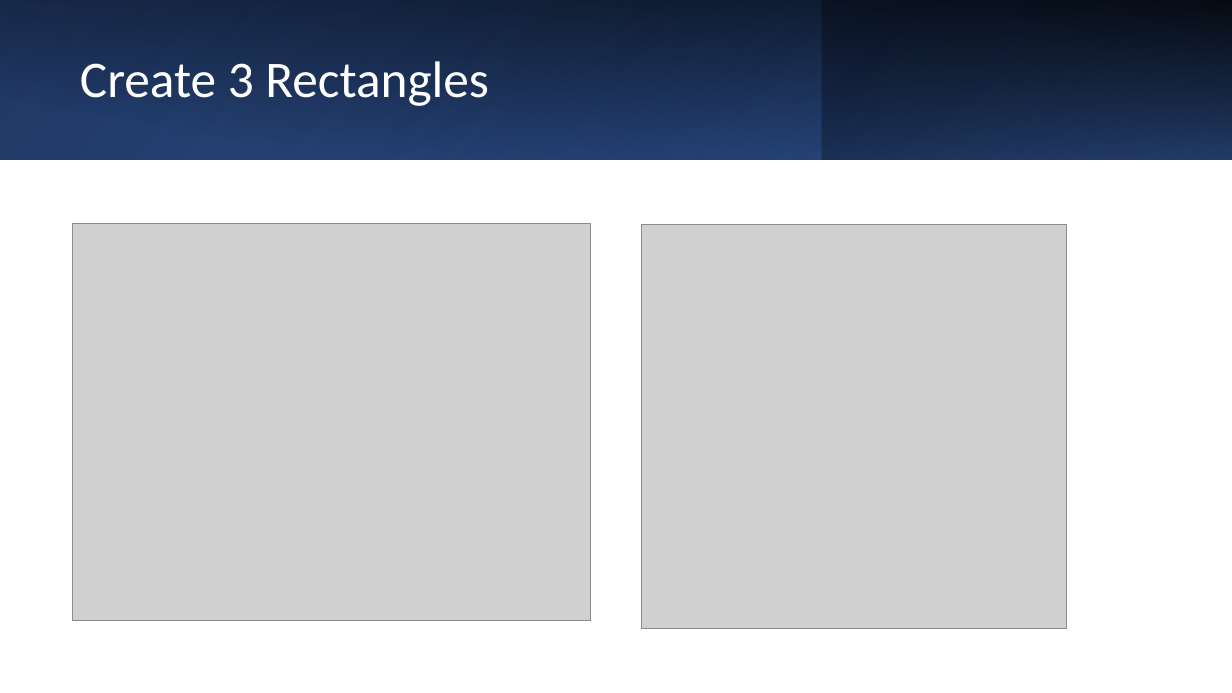
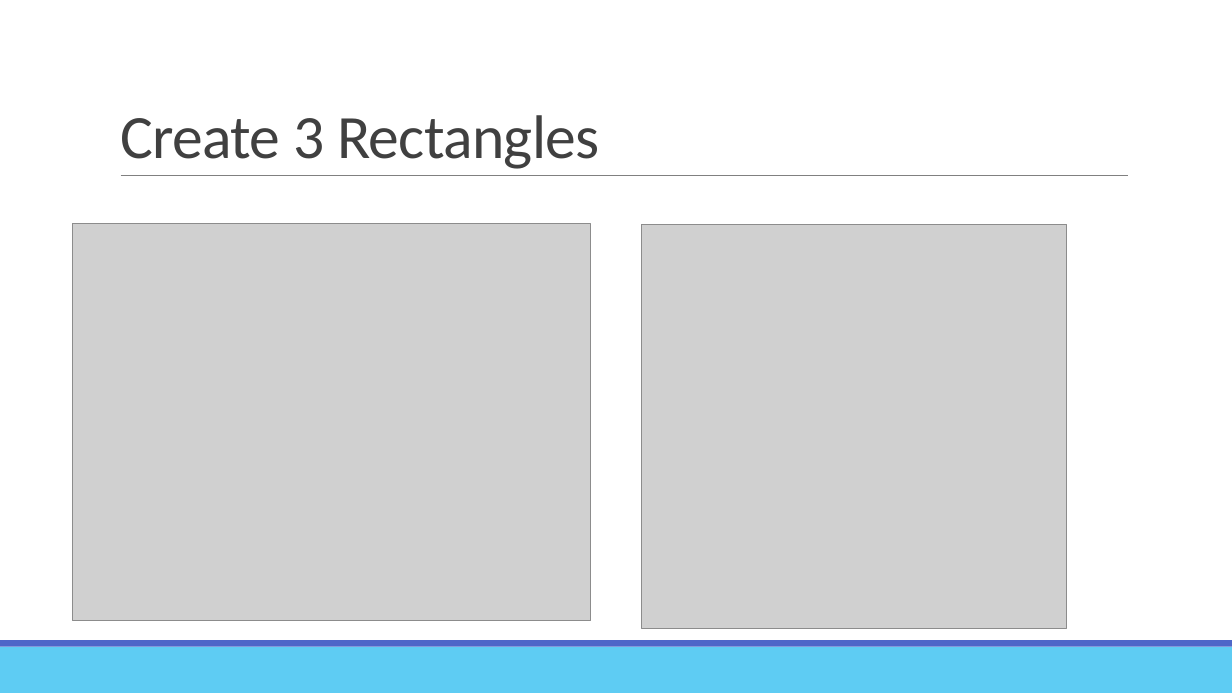
Before and after one commit to 24tweikel/TkInterTutorial, a slide deck: slide 7 of tkinter.pptx. Drawn at 1232x693 pixels with LibreOffice and Linux fonts; fonts in the diff are those of the drawing; grey boxes stand for pictures. Boxes give left, top, right and bottom in pixels: in the first picture for what was removed or moved away, otherwise in the second. Text is boxed around its words. In the diff, an @@ line names an element or a change of style, - is before the commit and + after.

```diff
--- a/tkinter.pptx
+++ b/tkinter.pptx
@@ rectangle removed at bbox=[0, 0, 1232, 159] @@
@@ rectangle removed at bbox=[0, 0, 1232, 159] @@
@@ title "Create 3 Rectangles": place and size @@
-title "Create 3 Rectangles" at bbox=[80, 61, 489, 106]
+title "Create 3 Rectangles" at bbox=[120, 115, 600, 169]
@@ title "Create 3 Rectangles" at bbox=[120, 115, 600, 169]: size 40 to 48 pt, text colour #FFFFFF to #404040, letter spacing 0 to -0.5 pt; line spacing 0.9 to 0.85; vertical alignment middle to bottom @@
@@ rectangle removed at bbox=[386, 0, 822, 159] @@
@@ rectangle removed at bbox=[822, 0, 1232, 159] @@
@@ line added from (121, 176) to (1128, 176), #808080 0.5 pt @@
@@ rectangle added at bbox=[0, 647, 1232, 693], fill #5ECCF3 @@
@@ rectangle added at bbox=[0, 640, 1232, 647], fill #4E67C8 @@
```
Also in this commit, not shown: 9 other slides changed, 1 slide added, 1 slide removed.
